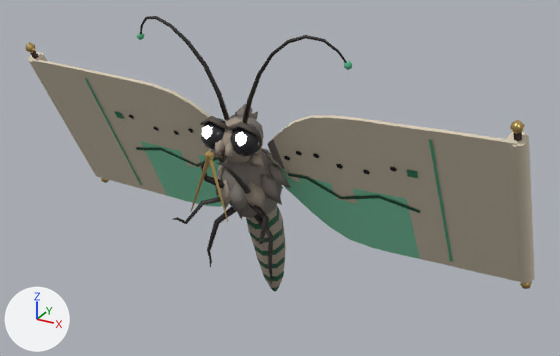
Two versions of the glTF model game/assets/genius/forms/moth-chart.glb, one commit apart.
Rendered twice from a camera (50 mm lens) standing at (0.808, -1.341, 1.2) and looking at (0.043, 0.049, 0.504). Arrows for +X, +Y and +Z are at lower left; the lights stay in place. The older version comes first.

Before the edit, the objects in view are built like this:
```python
ob_blink_eye_r = bpy.data.objects.new('blink_eye_r', me_blink_eye_l)
ob_blink_eye_r.parent = ob_turn_head
ob_blink_eye_r.location = (-0.0351, -0.0261, 0.0148)
ob_blink_eye_r.rotation_euler = (-3.142, 0.0, 0.0)  # degrees (-180, 0, 0)
ob_blink_eye_r.scale = (-1.0, -1.0, -1.0)
ob_body = bpy.data.objects.new('body', me_body)
ob_body.location = (0.0, 0.0, 0.5)
ob_pulse_abdomen = bpy.data.objects.new('pulse_abdomen', me_pulse_abdomen)
ob_pulse_abdomen.location = (0.0, 0.027, 0.44)
ob_turn_head = bpy.data.objects.new('turn_head', me_turn_head)
ob_turn_head.location = (0.0, -0.054, 0.621)
ob_wings_l = bpy.data.objects.new('wings_l', me_wings_l_001)
ob_wings_l.location = (0.046, 0.024, 0.552)
ob_wings_r = bpy.data.objects.new('wings_r', me_wings_l_001)
ob_wings_r.location = (-0.046, 0.024, 0.552)
ob_wings_r.rotation_euler = (-3.142, 0.0, 0.0)  # degrees (-180, 0, 0)
ob_wings_r.scale = (-1.0, -1.0, -1.0)
# also in view: 'blink_eye_l' at (0.035, -0.081, 0.636); 'sway_feeler_l' at (0.133, -0.064, 0.766); 'sway_feeler_r' at (-0.133, -0.064, 0.766)
```
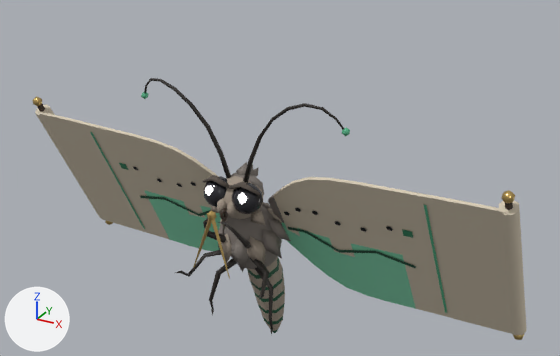
Location of each change, [x1, y1, x2, y2] in pixels of the pictures (560 x 356 px):
'wings_l', moved
    before: [267, 115, 535, 289]
    after: [268, 177, 527, 340]
'wings_r', moved
    before: [25, 42, 222, 207]
    after: [33, 96, 222, 251]
'body', moved
    before: [173, 148, 291, 284]
    after: [175, 203, 291, 334]
'turn_head', moved
    before: [200, 104, 265, 169]
    after: [203, 162, 265, 225]
'pulse_abdomen', moved
    before: [246, 206, 286, 291]
    after: [247, 256, 285, 333]
'blink_eye_l', moved
    before: [230, 124, 262, 157]
    after: [232, 183, 263, 214]
'sway_feeler_r', moved
    before: [137, 16, 229, 120]
    after: [141, 78, 231, 178]
'sway_feeler_l', moved
    before: [242, 35, 352, 124]
    after: [243, 103, 350, 182]
'blink_eye_r', moved
    before: [201, 118, 226, 151]
    after: [204, 176, 227, 207]

The edits, one by one:
Object 'body' (ob_body) moves from (0.0, 0.0, 0.5) to (0.0, 0.0, 0.369).
Object 'pulse_abdomen' (ob_pulse_abdomen) moves from (0.0, 0.027, 0.44) to (0.0, 0.027, 0.309).
Object 'turn_head' (ob_turn_head) moves from (0.0, -0.054, 0.621) to (0.0, -0.054, 0.49).
Object 'wings_l' (ob_wings_l) moves from (0.046, 0.024, 0.552) to (0.046, 0.024, 0.421).
Object 'wings_r' (ob_wings_r) moves from (-0.046, 0.024, 0.552) to (-0.046, 0.024, 0.421).
